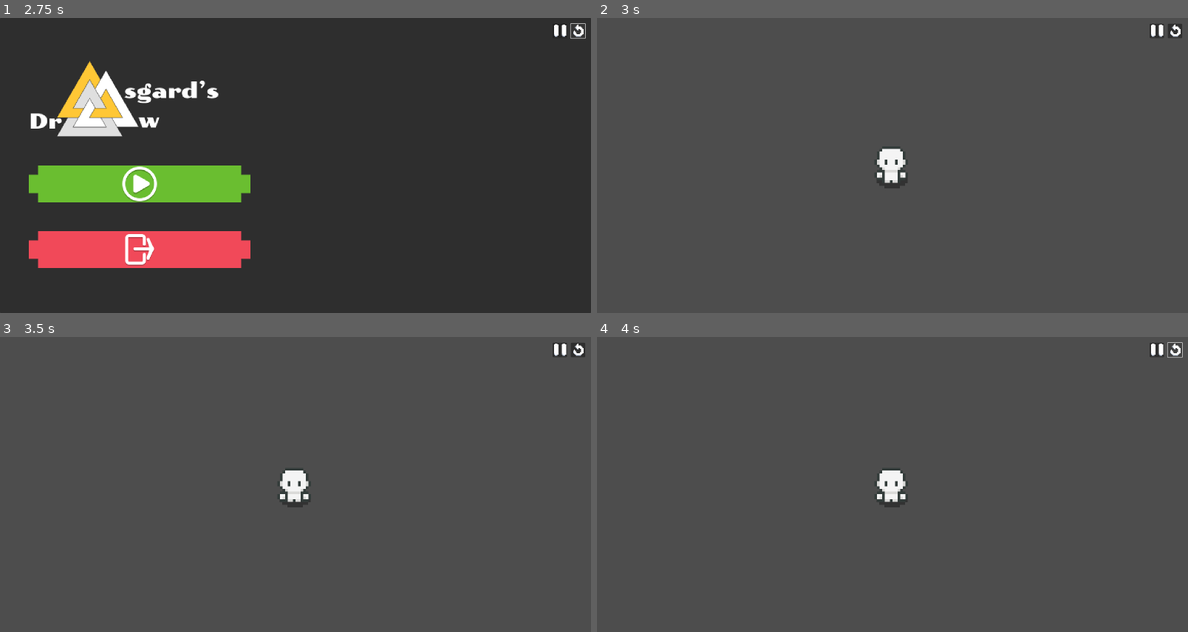
Above: before the commit, frames 1-4 (two rows, left to right).
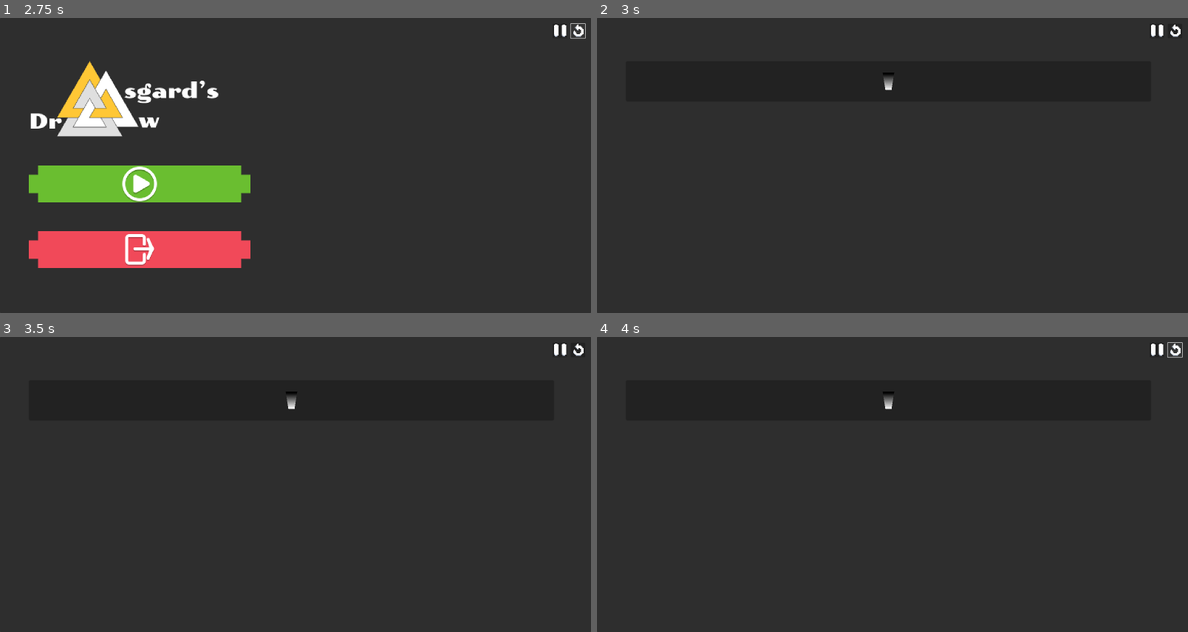
Above: after the commit, the same moments.

Repository: rishaandesai/asgards-draw
Game: Godot game, scene res://Scenes/MainMenu/main_menu.tscn
The game is run twice, just before and just after one commit, with the same random seed, the same clock (stepped at 60 frames per second) and the same inputs.
Inputs (mouse positions are in pixels of both pictures, inside the frame that each line leads up to):
- Up to frame 1 (2.75 s): click (579, 29) at 0.5 s; click (579, 29) at 1.25 s; click (579, 29) at 2 s
- Up to frame 2 (3 s): click (886, 183) at 2.75 s
- Up to frame 3 (3.5 s): no input
- Up to frame 4 (4 s): click (1176, 348) at 3.5 s

Frame 1 is identical in both runs. In frame 2, 99% of the frame differs, in the area x 0-100%, y 0-100%; in frame 3, 99%; in frame 4, 99%.
Error before the commit: Invalid access to property or key 'deck' on a base object of type 'Nil'. (res://Scripts/Utils/save_data.gd:12)

Commit message:
asbhjldfkn

Diff:
--- a/Scenes/MainMenu/save_menu.gd
+++ b/Scenes/MainMenu/save_menu.gd
@@ -1,8 +1,11 @@
 extends Control
 
 func _ready() -> void:
-	var dir: DirAccess = DirAccess.open("user://Saves/")
-	print_debug(dir.get_current_dir())
+	var dir = DirAccess.open("user://Saves")
+	print(DirAccess.get_open_error())
+	if not dir:
+		DirAccess.make_dir_absolute("user://Saves")
+	dir = DirAccess.open("user://Saves")
 	for str: StringName in dir.get_files():
 		var file = ResourceLoader.load("user://Saves/"+str)
 		$"./MarginContainer/VBoxContainer".add_child(SaveDisplay.new(file))
@@ -15,6 +18,4 @@
 	if event.is_pressed():
 		var file: SaveFile = SaveFile.new()
 		SaveData.saveFile = file
-		SaveData.dungeons = file.dungeons
-		SaveData.playerStats = file.stats
 		get_tree().change_scene_to_file("res://Scenes/PUzzle/Dungeons/Introduction.tscn")
--- a/Scenes/MainMenu/save_menu.tscn
+++ b/Scenes/MainMenu/save_menu.tscn
@@ -1,8 +1,7 @@
-[gd_scene load_steps=4 format=3 uid="uid://dvxofoj5xeov6"]
+[gd_scene load_steps=3 format=3 uid="uid://dvxofoj5xeov6"]
 
 [ext_resource type="Script" uid="uid://ceks1wrd4yn0h" path="res://Scenes/MainMenu/save_menu.gd" id="1_njkui"]
-[ext_resource type="PackedScene" uid="uid://c3gk2hc1lwkrg" path="res://Scenes/MainMenu/Util/Save.tscn" id="2_s43e3"]
-[ext_resource type="Texture2D" uid="uid://bqbcr5k3cmnfp" path="res://Resources/shine ;3.png" id="3_s43e3"]
+[ext_resource type="Texture2D" uid="uid://bqbcr5k3cmnfp" path="res://shine ;3.png" id="3_s43e3"]
 
 [node name="SaveMenu" type="Control"]
 layout_mode = 3
@@ -39,9 +38,6 @@
 layout_mode = 2
 theme_override_constants/separation = 50
 
-[node name="Save" parent="MarginContainer/VBoxContainer" instance=ExtResource("2_s43e3")]
-layout_mode = 2
-
 [node name="PanelContainer" type="PanelContainer" parent="MarginContainer/VBoxContainer"]
 layout_mode = 2
 
--- a/Scripts/MainMenu/main_menu.gd
+++ b/Scripts/MainMenu/main_menu.gd
@@ -1,7 +1,7 @@
 extends Control
 
 func _on_play_pressed() -> void:
-	get_tree().change_scene_to_file("res://Scenes/World.tscn")
+	get_tree().change_scene_to_file("res://Scenes/MainMenu/save_menu.tscn")
 
 func _on_quit_pressed() -> void:
 	get_tree().quit()
--- a/Scripts/Puzzles/level_win.gd
+++ b/Scripts/Puzzles/level_win.gd
@@ -6,7 +6,7 @@
 		load_overworld()
 
 func load_overworld() -> void:
-	get_tree().change_scene_to_file.call_deferred()
+	get_tree().change_scene_to_file.call_deferred("res://Scenes/World.tscn")
 	pass
 
 func dep_load_next_level() -> void:
--- a/Scripts/Utils/SaveFile.gd
+++ b/Scripts/Utils/SaveFile.gd
@@ -42,9 +42,15 @@
 		shield = 100
 	}
 	deck = []
+	for i in range(0, 6):
+		for b: Card in (load("res://Resources/all_cards.tscn") as PackedScene).instantiate().AllCards:
+			var c: Card = b.duplicate(true)
+			c.affect = b.affect
+			deck.append(c)
 	jokers = []
-	dungeons = load('res://Scripts/Utils/populate_POIs.gd').generate_POI_positions()
-	world = load('res://Scripts/World/LandscapeTileMap.gd').generate_island()
+	var worldgen: Script = load('res://Scripts/World/LandscapeTileMap.gd')
+	world = worldgen.generate_island()
+	dungeons = load('res://StructuresTileMap.gd').generate_dungeons(worldgen.land_positions)
 	save()
 
 func save() -> void:
--- a/Scripts/Utils/save_data.gd
+++ b/Scripts/Utils/save_data.gd
@@ -5,8 +5,4 @@
 var saveFile: SaveFile
 
 func _ready() -> void:
-	for i in range(0, 6):
-		for b: Card in (load("res://Resources/all_cards.tscn") as PackedScene).instantiate().AllCards:
-			var c: Card = b.duplicate(true)
-			c.affect = b.affect
-			saveFile.deck.append(c)
+	pass
Not shown: 1 places in Scenes/World.tscn that only renumber resources
